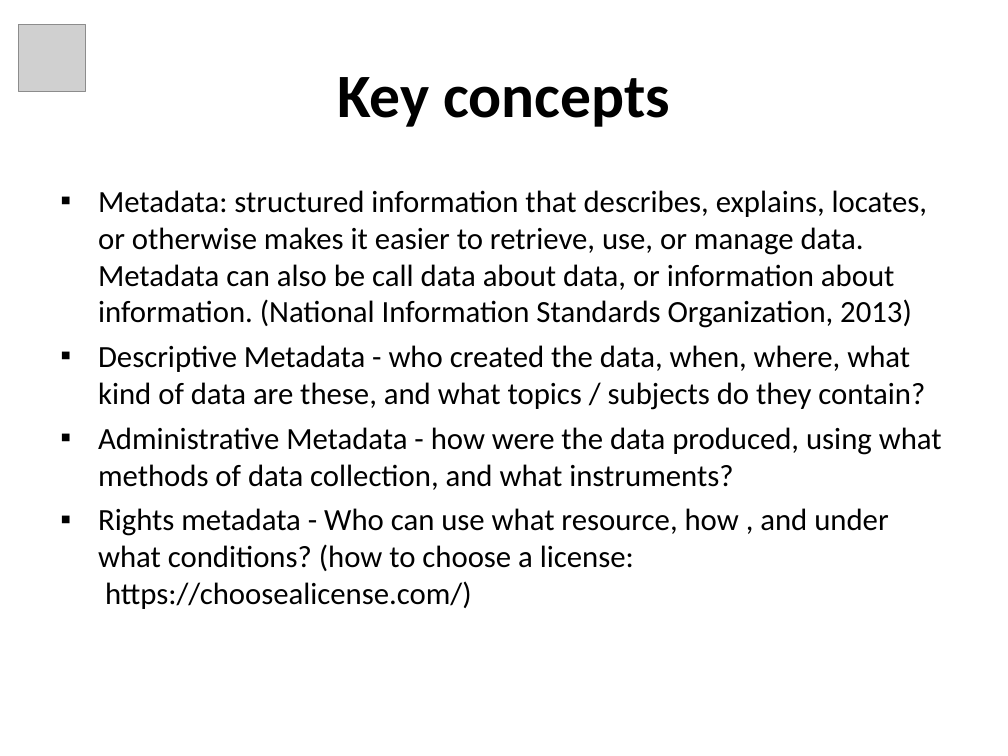
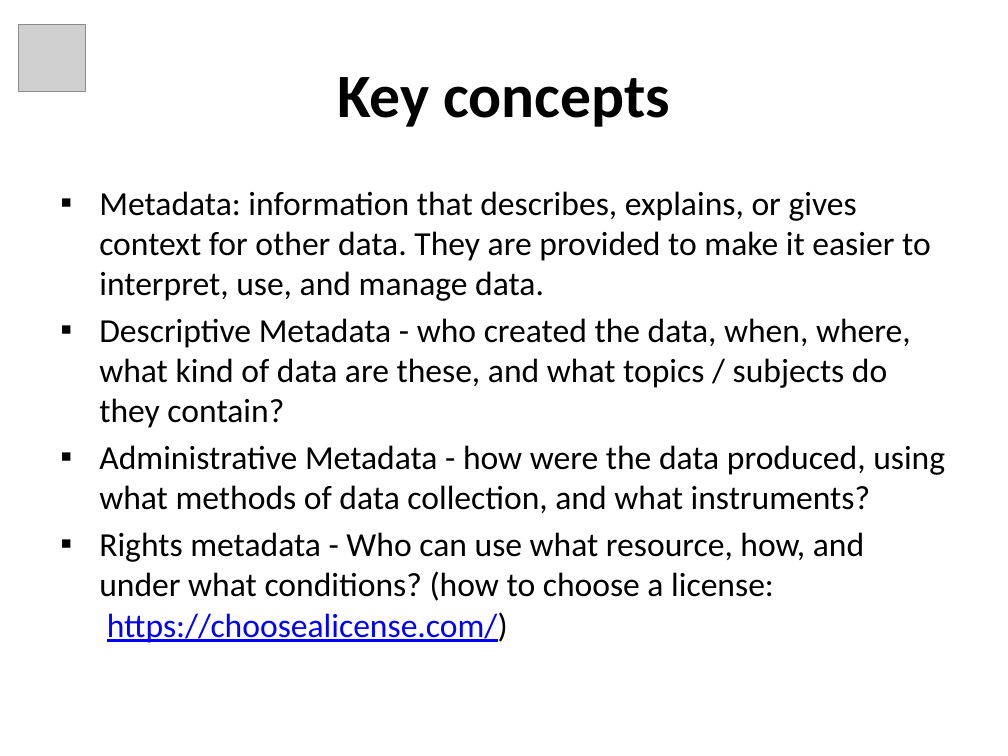
Before and after one commit to tascha/D4DM, a slide deck: slide 23 of documents/Module4_Slides.ppt (slide 22 before the commit). Drawn at 1008x756 pixels with LibreOffice and Linux fonts; fonts in the diff are those of the drawing; grey boxes stand for pictures. Boxes give left, top, right and bottom in pixels: in the first picture for what was removed or moved away, otherwise in the second. Text is boxed around its words. In the diff, an @@ line names an element or a change of style, - is before the commit and + after.

Commit message:
updated

```diff
--- a/documents/Module4_Slides.ppt
+++ b/documents/Module4_Slides.ppt
@@ text at <box>99,191,931,301</box>: text changed; size 22 to 24 pt @@
-▪ Metadata: structured information that describes, explains, locates, or otherwise makes it easier to retrieve, use, or manage data. Metadata can also be call data about data, or information about information. (National Information Standards Organization, 2013)
+▪ Metadata: information that describes, explains, or gives context for other data. They are provided to make it easier to interpret, use, and manage data.
@@ text at <box>99,318,945,513</box>: size 22 to 24 pt in "Descriptive Metadata - who created the data, ...", "Administrative Metadata - how were the data ..."; indent changed; less space between paragraphs @@
@@ text at <box>99,532,864,643</box>: text changed; size 22 to 24 pt @@
-▪ Rights metadata - Who can use what resource, how , and under what conditions? (how to choose a license: https://choosealicense.com/)
+▪ Rights metadata - Who can use what resource, how, and under what conditions? (how to choose a license: https://choosealicense.com/)
```
Also in this commit, not shown: 18 other slides changed, 5 slides added, 4 slides removed.
